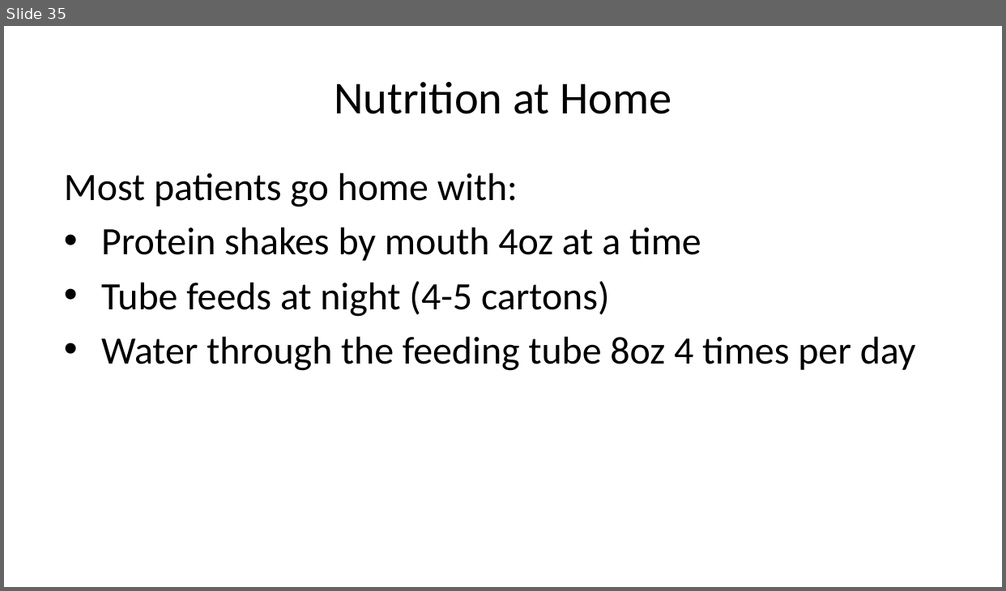
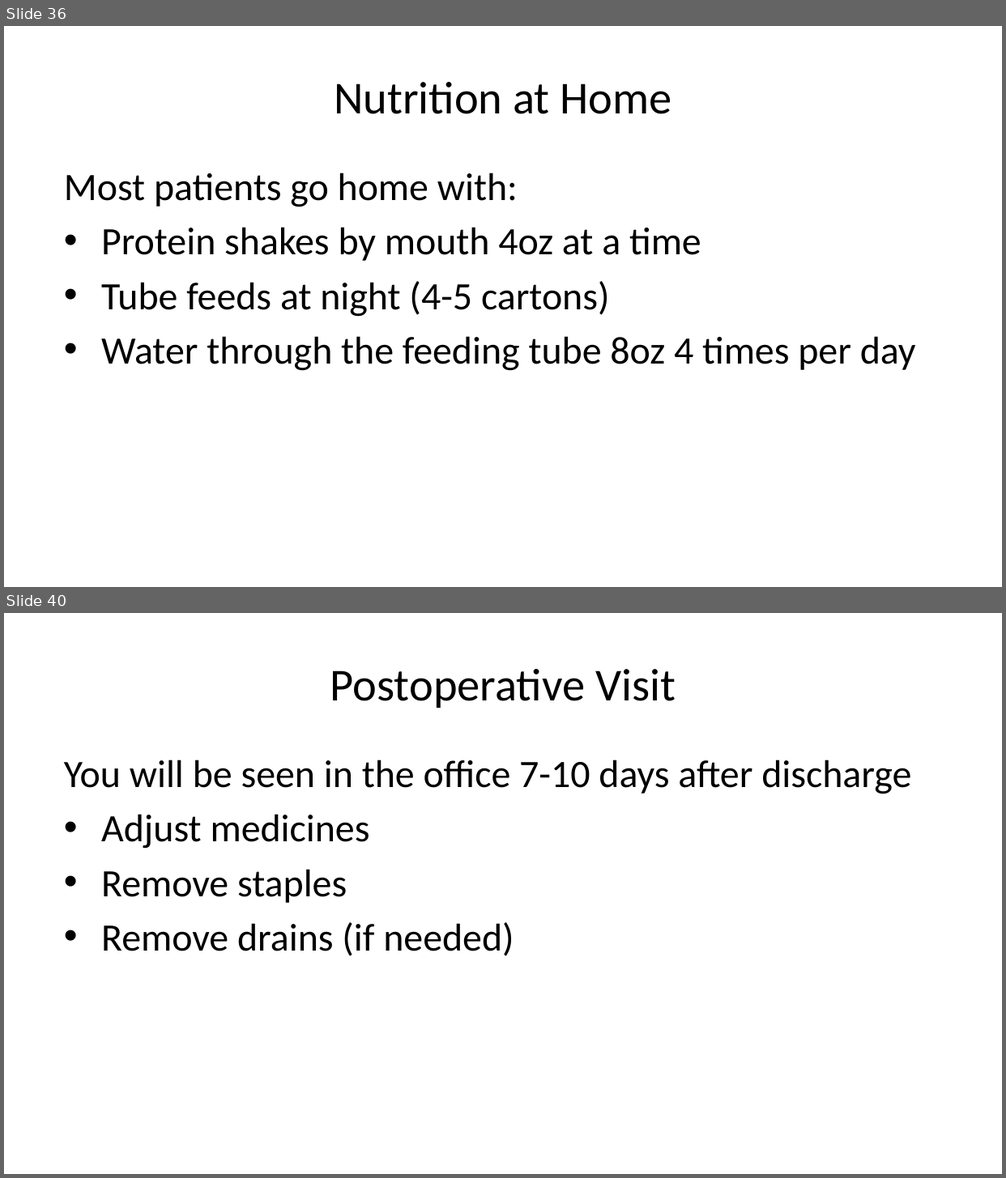
Before and after one commit to jcsalo/patient_education, a slide deck: lci_surgery.pptx. Shown one above the other, each under a label of ours: slide 35 before the commit, slides 36 and 40 after it; the slides between them are not shown. The pictures are 1006x591 and 1006x1178 pixels, drawn with LibreOffice and Linux fonts; fonts in the diff are those of the drawing. Boxes give left, top, right and bottom in pixels: in the first picture for what was removed or moved away, otherwise in the second. Text is boxed around its words. In the diff, an @@ line names an element or a change of style, - is before the commit and + after.

```diff
--- a/lci_surgery.pptx
+++ b/lci_surgery.pptx
@@ slide 40 added at (4, 613, 1002, 1174), background #FFFFFF @@
@@ title added at (330, 669, 675, 708), 33 pt, text #000000 @@
+Postoperative Visit
@@ text added at (64, 760, 911, 956), 28 pt, text #000000 @@
+You will be seen in the office 7-10 days after discharge
+• Adjust medicines
+• Remove staples
+• Remove drains (if needed)
@@ what was slide 35 is now slide 36 @@
```
Also in this commit, not shown: 2 slides changed, 6 other slides added, 1 slide removed, 38 other files.
